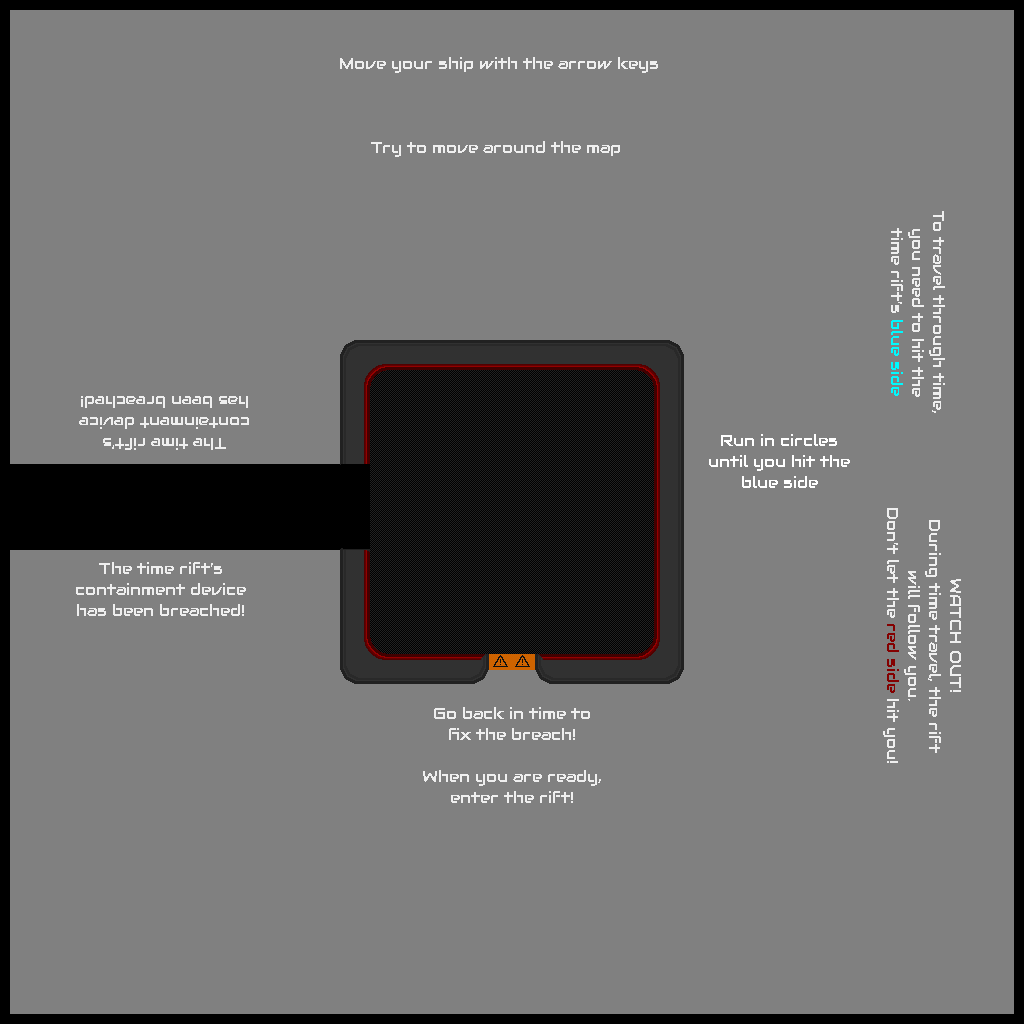
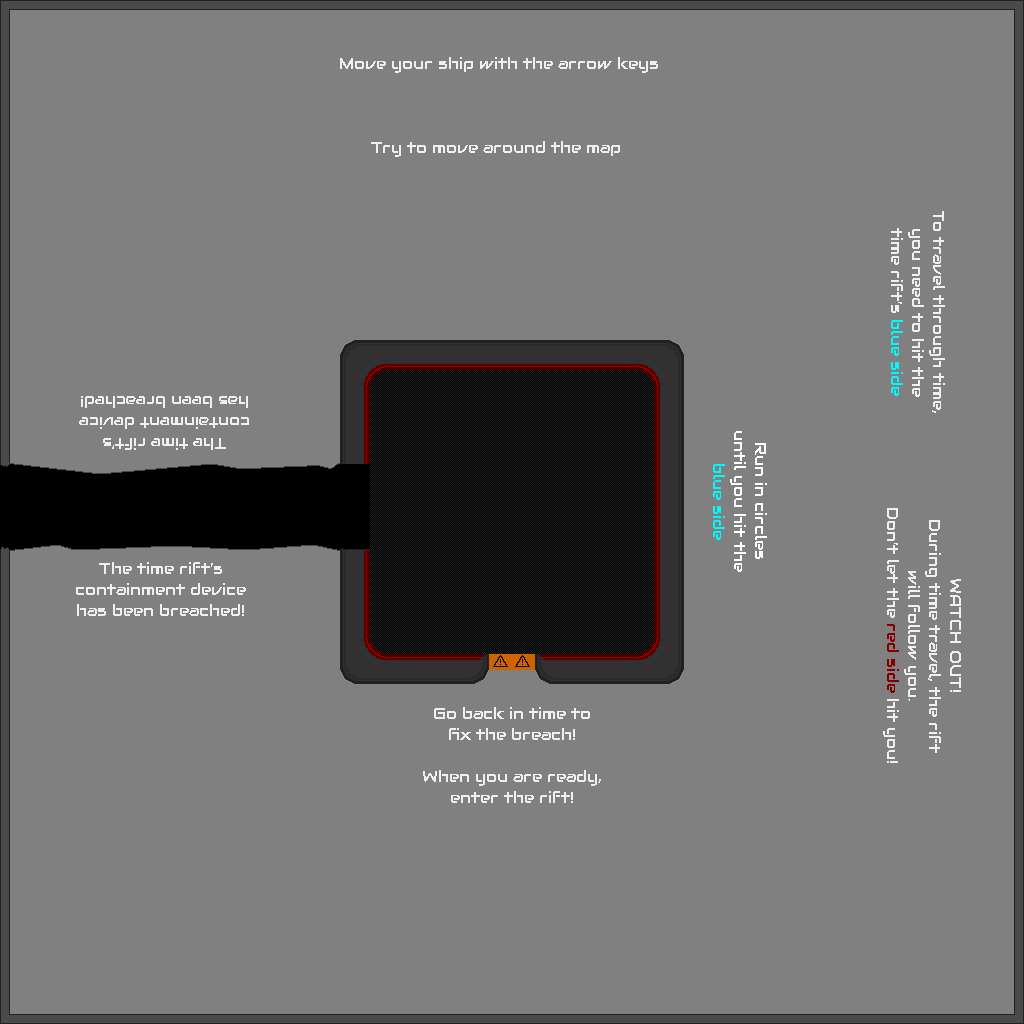
The second 1024px x 1024px image is a revision of the first. Changes to its layers:
removed layer "Run in circles ..." over [709, 434, 850, 488]
renamed "map" to "leveltut-map.ppm", painted on it over [0, 0, 1024, 1024]
removed layer "col" over [0, 0, 1024, 1024]
